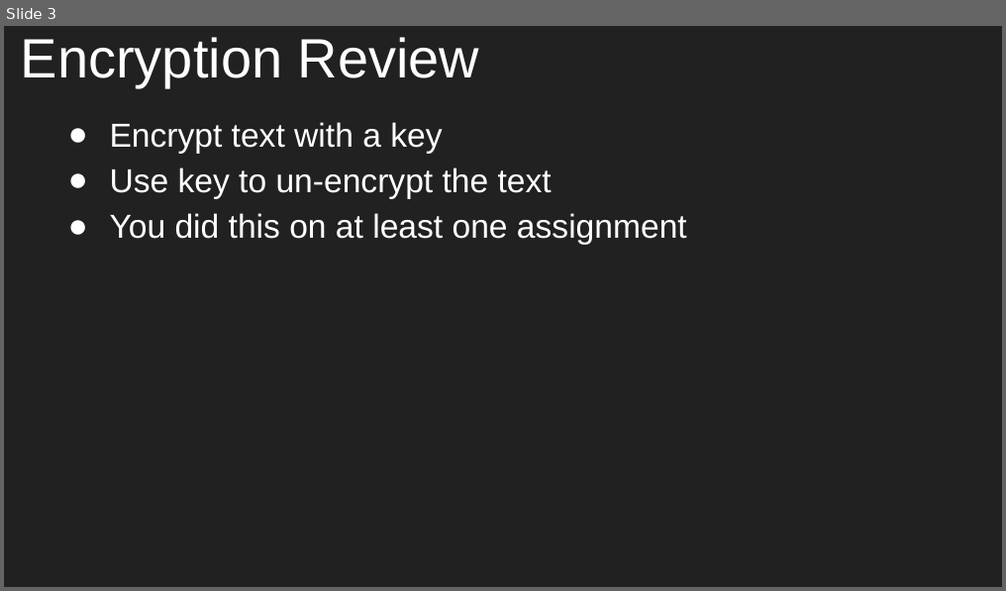
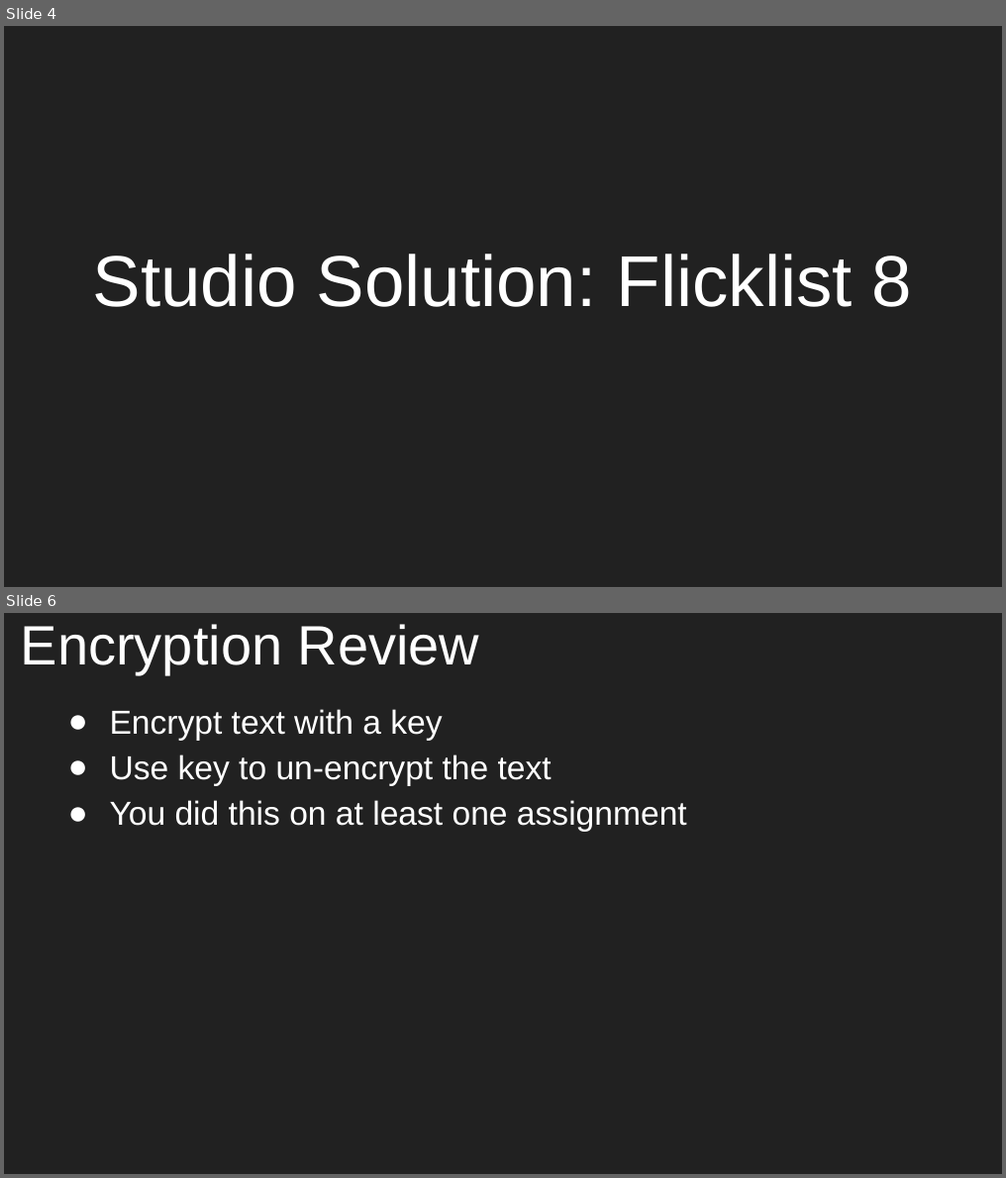
Before and after one commit to aleesham/lc101-unit2, a slide deck: slides/Unit 2 - LC 101 - Class 13.pptx. Shown one above the other, each under a label of ours: slide 3 before the commit, slides 4 and 6 after it; the slides between them are not shown. The pictures are 1006x591 and 1006x1178 pixels, drawn with LibreOffice and Linux fonts; fonts in the diff are those of the drawing. Boxes give left, top, right and bottom in pixels: in the first picture for what was removed or moved away, otherwise in the second. Text is boxed around its words. In the diff, an @@ line names an element or a change of style, - is before the commit and + after.

```diff
--- a/slides/Unit 2 - LC 101 - Class 13.pptx
+++ b/slides/Unit 2 - LC 101 - Class 13.pptx
@@ slide 4 added at box(4, 26, 1002, 587), background #212121 @@
@@ title added at box(93, 254, 912, 307), 52 pt, text #FFFFFF @@
+Studio Solution: Flicklist 8
@@ what was slide 3 is now slide 6 @@
```
Also in this commit, not shown: 1 slide changed, 4 other slides added, 1 slide removed.
